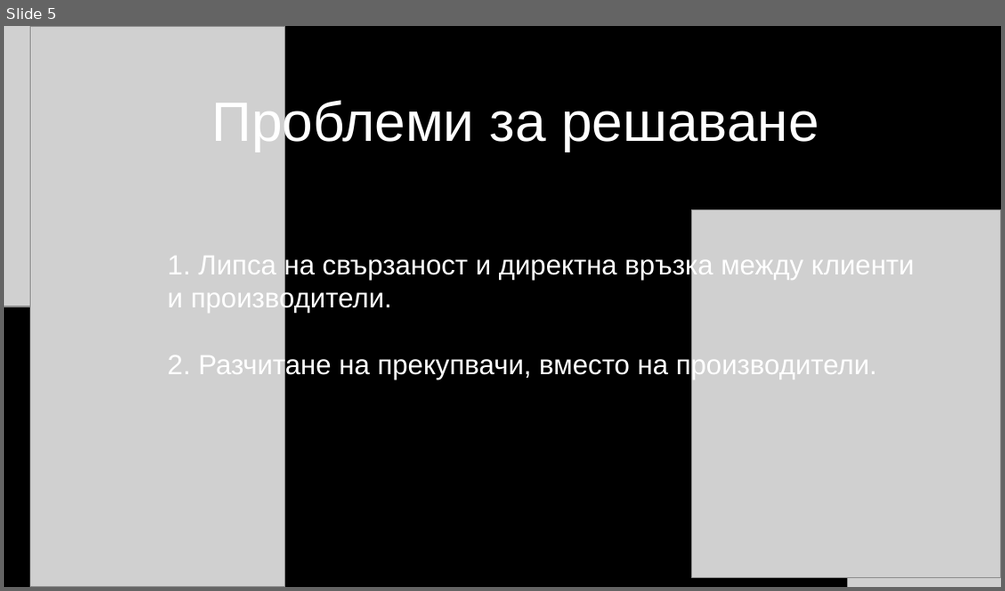
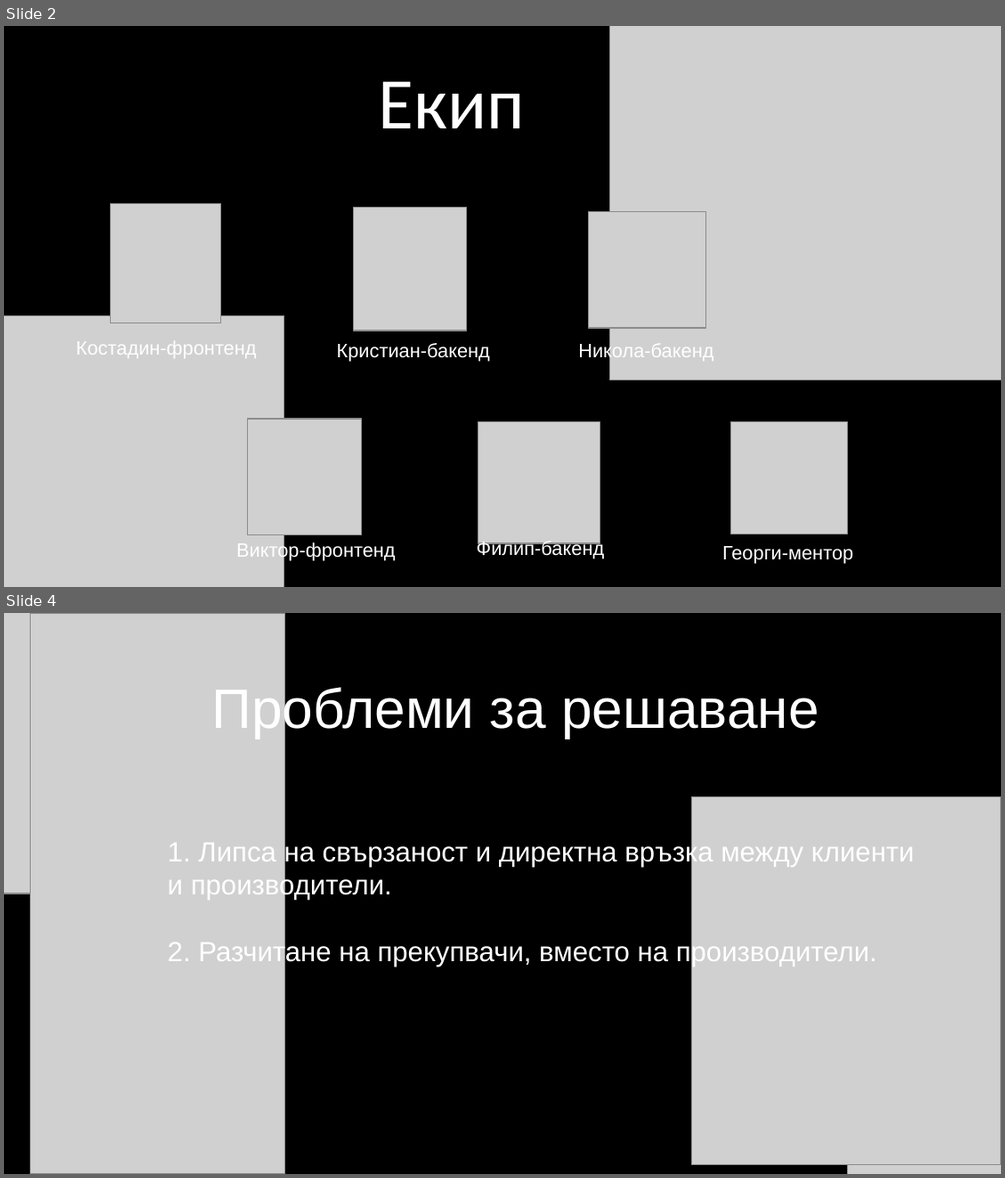
Before and after one commit to KrisD16/HackTUES128velit, a slide deck: presentation_hacktues.pptx. Shown one above the other, each under a label of ours: slide 5 before the commit, slides 2 and 4 after it; the slides between them are not shown. The pictures are 1005x591 and 1005x1178 pixels, drawn with LibreOffice and Linux fonts; fonts in the diff are those of the drawing; grey boxes stand for pictures; background and template pictures are left out. Boxes give left, top, right and bottom in pixels: in the first picture for what was removed or moved away, otherwise in the second. Text is boxed around its words. In the diff, an @@ line names an element or a change of style, - is before the commit and + after.

```diff
--- a/presentation_hacktues.pptx
+++ b/presentation_hacktues.pptx
@@ slide 2 added at (x1=4, y1=26, x2=1001, y2=587), background picture (left out) @@
@@ picture added at (x1=610, y1=26, x2=1001, y2=380) @@
@@ text added at (x1=379, y1=81, x2=525, y2=128), 52.5 pt, text #FFFFFF @@
+Екип
@@ picture added at (x1=110, y1=204, x2=220, y2=324) @@
@@ picture added at (x1=353, y1=208, x2=467, y2=331) @@
@@ picture added at (x1=588, y1=211, x2=705, y2=328) @@
@@ picture added at (x1=4, y1=315, x2=285, y2=587) @@
@@ text added at (x1=76, y1=341, x2=257, y2=358), 14 pt, text #FFFFFF @@
+Костадин-фронтенд
@@ text added at (x1=337, y1=343, x2=490, y2=362), 14 pt, text #FFFFFF @@
+Кристиан-бакенд
@@ text added at (x1=578, y1=342, x2=713, y2=362), 14 pt, text #FFFFFF @@
+Никола-бакенд
@@ picture added at (x1=247, y1=418, x2=361, y2=535) @@
@@ picture added at (x1=478, y1=422, x2=600, y2=543) @@
@@ picture added at (x1=730, y1=422, x2=848, y2=534) @@
@@ text added at (x1=236, y1=541, x2=396, y2=561), 14 pt, text #FFFFFF @@
+Виктор-фронтенд
@@ text added at (x1=477, y1=540, x2=605, y2=559), 14 pt, text #FFFFFF @@
+Филип-бакенд
@@ text added at (x1=722, y1=546, x2=853, y2=564), 14 pt, text #FFFFFF @@
+Георги-ментор
@@ what was slide 5 is now slide 4 @@
```
Also in this commit, not shown: 4 slides changed, 1 other slide added, 2 slides removed.
